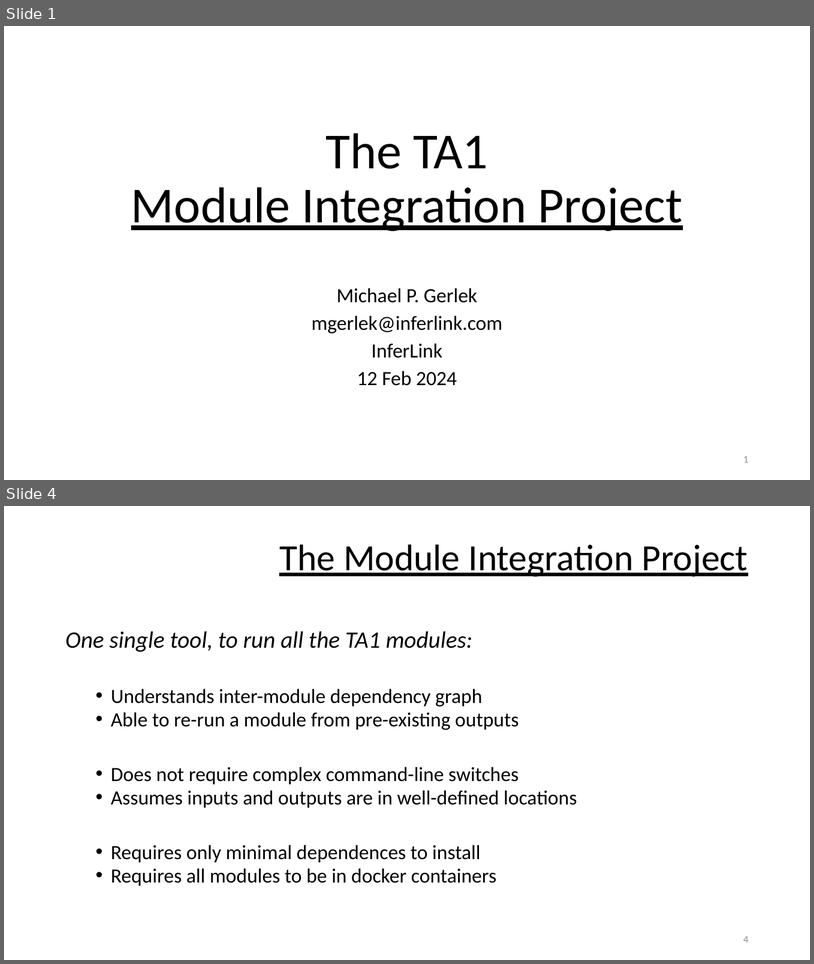
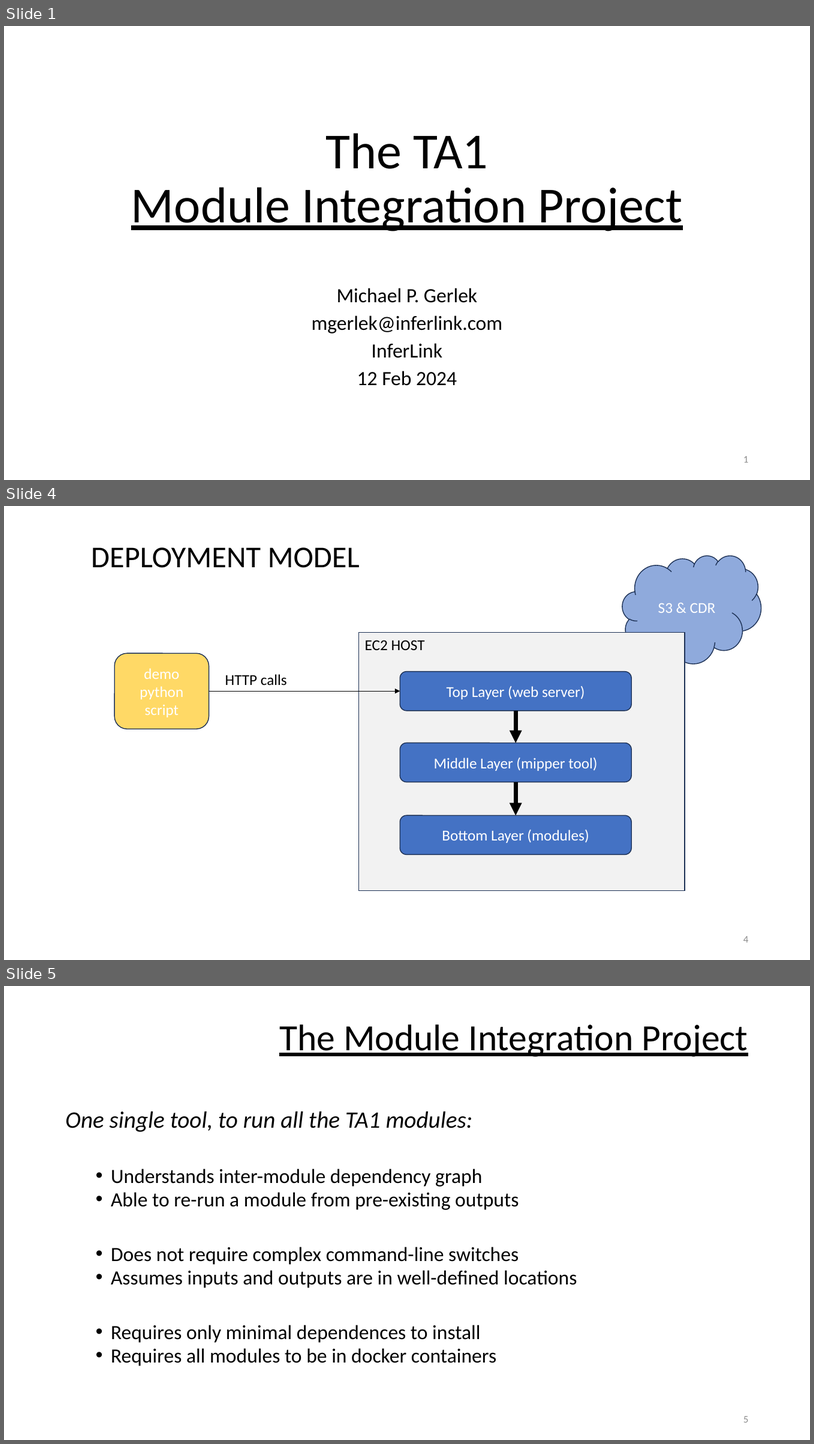
Before and after one commit to DARPA-CRITICALMAAS/ta1_integration, a slide deck: docs/overview.pptx. Shown one above the other, each under a label of ours: slides 1 and 4 before the commit, slides 1, 4 and 5 after it; the slides between them are not shown. The pictures are 814x964 and 814x1444 pixels, drawn with LibreOffice and Linux fonts; fonts in the diff are those of the drawing. Boxes give left, top, right and bottom in pixels: in the first picture for what was removed or moved away, otherwise in the second. Text is boxed around its words. In the diff, an @@ line names an element or a change of style, - is before the commit and + after.

```diff
--- a/docs/overview.pptx
+++ b/docs/overview.pptx
@@ slide 4 added at box(4, 506, 810, 960), background #FFFFFF @@
@@ text added at box(91, 547, 360, 568), 36 pt, text #000000 @@
+DEPLOYMENT MODEL
@@ cloud added at box(623, 556, 762, 664), fill #8FAADC, outline #1E3256 1 pt, 18 pt, text #FFFFFF @@
+S3 & CDR
@@ rectangle added at box(359, 633, 685, 891), fill #F2F2F2, outline #1E3256 1 pt, 18 pt, text #000000 @@
+EC2 HOST
@@ rounded rectangle added at box(115, 653, 209, 729), fill #FFD966, outline #1E3256 1 pt, 18 pt, text #FFFFFF @@
+demo python script
@@ text added at box(225, 674, 287, 685), 18 pt, text #000000 @@
+HTTP calls
@@ rounded rectangle added at box(400, 671, 632, 711), fill #4472C4, outline #1E3256 1 pt, 18 pt, text #FFFFFF @@
+Top Layer (web server)
@@ arrow added from (209, 691) to (400, 691), #000000 1 pt @@
@@ arrow added from (516, 711) to (516, 742), #000000 5 pt @@
@@ rounded rectangle added at box(400, 742, 632, 782), fill #4472C4, outline #1E3256 1 pt, 18 pt, text #FFFFFF @@
+Middle Layer (mipper tool)
@@ arrow added from (516, 782) to (516, 815), #000000 5 pt @@
@@ rounded rectangle added at box(400, 815, 632, 855), fill #4472C4, outline #1E3256 1 pt, 18 pt, text #FFFFFF @@
+Bottom Layer (modules)
@@ page number added at box(744, 936, 749, 942), 12 pt, text #8C8C8C @@
+4
@@ what was slide 4 is now slide 5 @@
@@ page number at box(744, 1416, 749, 1422): text changed @@
-4
+5
```
Also in this commit, not shown: 2 slides changed.
